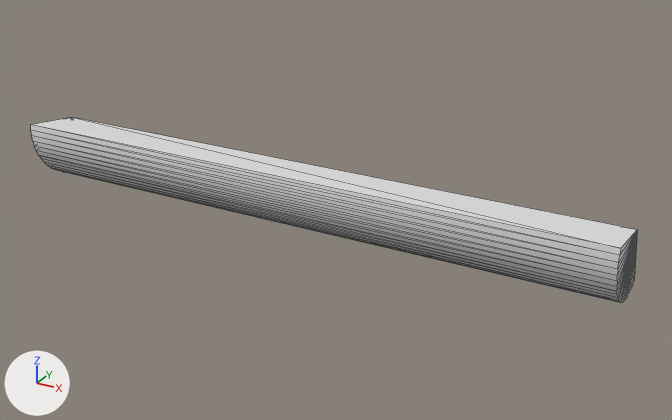
Renders of the OBJ model assets/urdf/fmb_insertion/circle/peg/peg_coll_01.obj from each side of a commit.
Rendered twice from a 50 mm lens placed at (0.1038, -0.1772, 0.0783), pointed at (0.0066, -0.0004, -0.01). The lights are fixed; the arrows at lower left show +X, +Y and +Z. The picture after the commit comes second. Mesh edges are drawn as thin lines. Where no turn or scale is listed for an object, it has been applied to the vertices.

The first picture shows 'peg_coll_01'.
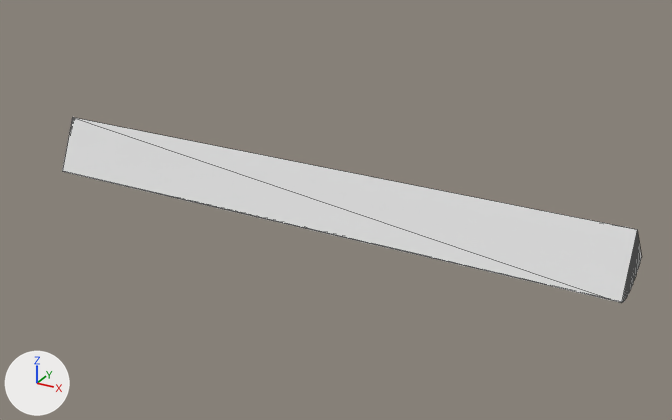
What differs and where, as boxes [x1, y1, x2, y2] in the pictures (672 x 420 px):
'peg_coll_01', reshaped: before [31, 117, 637, 303]; after [62, 117, 641, 303]

What changed in the scene script:
```text
Change me_peg_coll_01:
    used by ob_peg_coll_01; location = (0.0, 0.0, 0.0)
    remove me_peg_coll_01.from_pydata(...)  # 46 vertices, 88 faces; spans x -0.075..0.075, y -0.015..0.005, z -0.015..0.002
    add me_peg_coll_01.from_pydata(...)  # 28 vertices, 52 faces; spans x -0.075..0.075, y -0.006..0.01, z -0.015..0.0
    me_peg_coll_01 part 1
    26 vertices are removed from x -0.075..0.075, y -0.015..-0.008, z -0.013..0.002
    56 faces are deleted
    8 vertices are added at x -0.075..0.075, y 0.007..0.01, z -0.013..-0.011
    20 new faces join them
```
